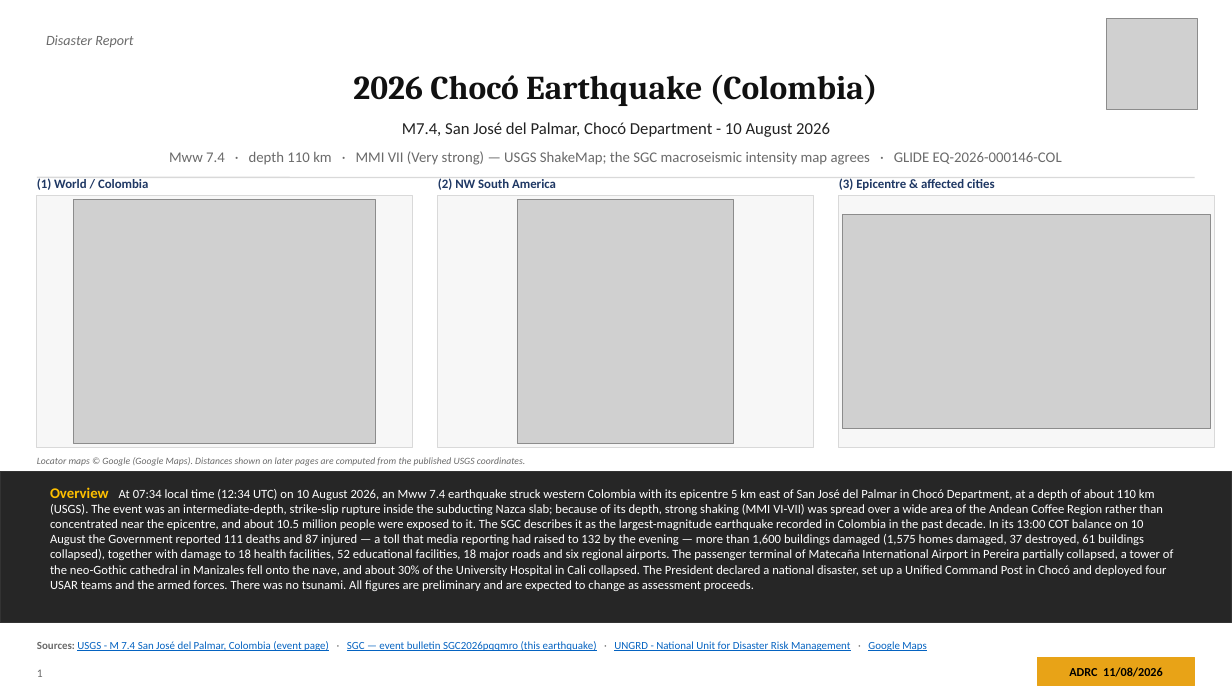
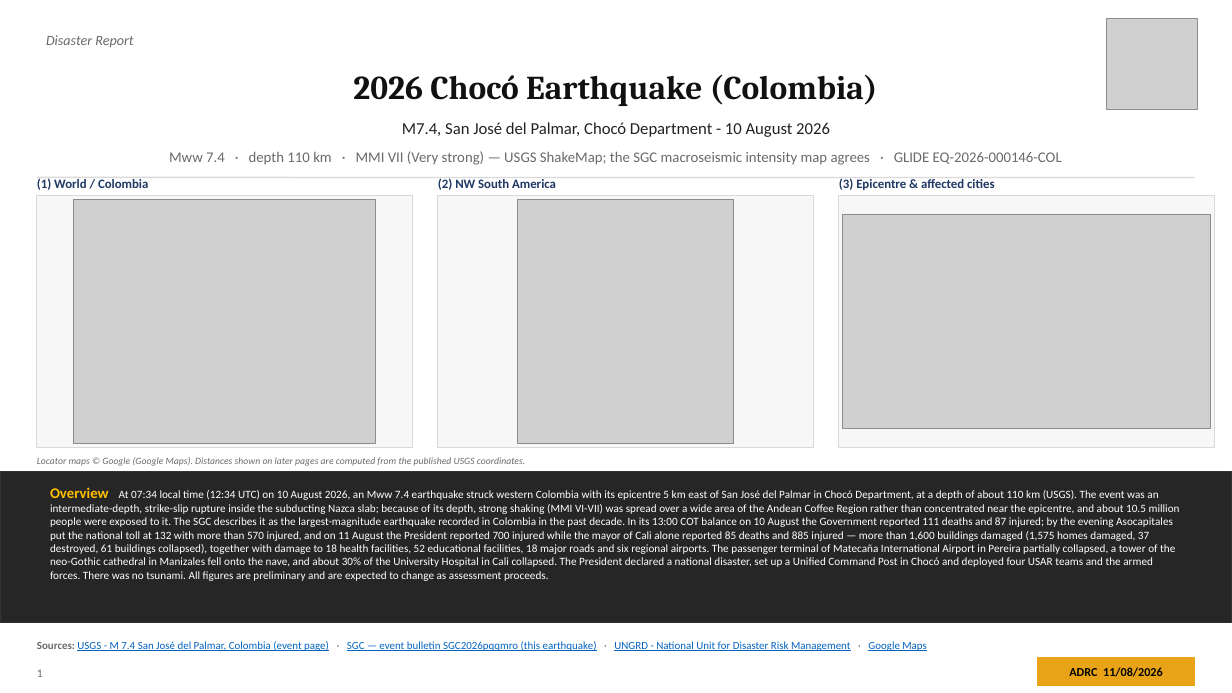
Before and after one commit to kochobi-max/whatsmap, a slide deck: slide 1 of reports/colombia_eq_20260810/output/ADRC_EQ_COL_Choco_20260810_EN.pptx. Drawn at 1232x693 pixels with LibreOffice and Linux fonts; fonts in the diff are those of the drawing; grey boxes stand for pictures. Boxes give left, top, right and bottom in pixels: in the first picture for what was removed or moved away, otherwise in the second. Text is boxed around its words. In the diff, an @@ line names an element or a change of style, - is before the commit and + after.

```diff
--- a/reports/colombia_eq_20260810/output/ADRC_EQ_COL_Choco_20260810_EN.pptx
+++ b/reports/colombia_eq_20260810/output/ADRC_EQ_COL_Choco_20260810_EN.pptx
@@ text at (50,487,1180,581): text changed; size 9.8 to 8.7 pt @@
-Overview At 07:34 local time (12:34 UTC) on 10 August 2026, an Mww 7.4 earthquake struck western Colombia with its epicentre 5 km east of San José del Palmar in Chocó Department, at a depth of about 110 km (USGS). The event was an intermediate-depth, strike-slip rupture inside the subducting Nazca slab; because of its depth, strong shaking (MMI VI-VII) was spread over a wide area of the Andean Coffee Region rather than concentrated near the epicentre, and about 10.5 million people were exposed to it. The SGC describes it as the largest-magnitude earthquake recorded in Colombia in the past decade. In its 13:00 COT balance on 10 August the Government reported 111 deaths and 87 injured — a toll that media reporting had raised to 132 by the evening — more than 1,600 buildings damaged (1,575 homes damaged, 37 destroyed, 61 buildings collapsed), together with damage to 18 health facilities, 52 educational facilities, 18 major roads and six regional airports. The passenger terminal of Matecaña International Airport in Pereira partially collapsed, a tower of the neo-Gothic cathedral in Manizales fell onto the nave, and about 30% of the University Hospital in Cali collapsed. The President declared a national disaster, set up a Unified Command Post in Chocó and deployed four USAR teams and the armed forces. There was no tsunami. All figures are preliminary and are expected to change as assessment proceeds.
+Overview At 07:34 local time (12:34 UTC) on 10 August 2026, an Mww 7.4 earthquake struck western Colombia with its epicentre 5 km east of San José del Palmar in Chocó Department, at a depth of about 110 km (USGS). The event was an intermediate-depth, strike-slip rupture inside the subducting Nazca slab; because of its depth, strong shaking (MMI VI-VII) was spread over a wide area of the Andean Coffee Region rather than concentrated near the epicentre, and about 10.5 million people were exposed to it. The SGC describes it as the largest-magnitude earthquake recorded in Colombia in the past decade. In its 13:00 COT balance on 10 August the Government reported 111 deaths and 87 injured; by the evening Asocapitales put the national toll at 132 with more than 570 injured, and on 11 August the President reported 700 injured while the mayor of Cali alone reported 85 deaths and 885 injured — more than 1,600 buildings damaged (1,575 homes damaged, 37 destroyed, 61 buildings collapsed), together with damage to 18 health facilities, 52 educational facilities, 18 major roads and six regional airports. The passenger terminal of Matecaña International Airport in Pereira partially collapsed, a tower of the neo-Gothic cathedral in Manizales fell onto the nave, and about 30% of the University Hospital in Cali collapsed. The President declared a national disaster, set up a Unified Command Post in Chocó and deployed four USAR teams and the armed forces. There was no tsunami. All figures are preliminary and are expected to change as assessment proceeds.
```
Also in this commit, not shown: 9 other slides changed, 7 other files.
